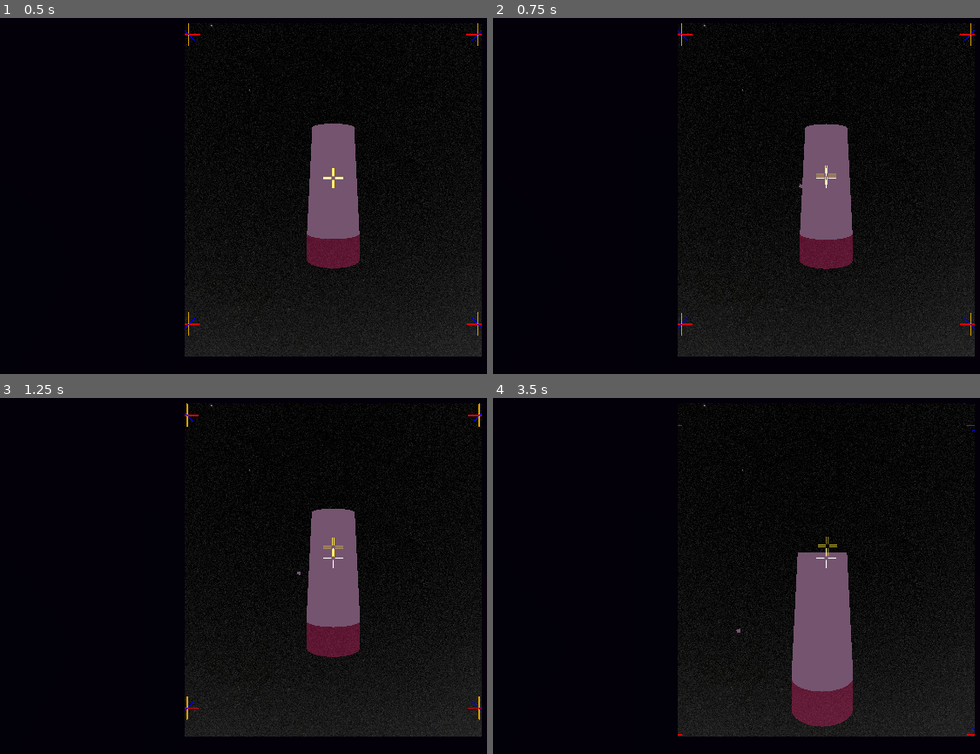
Above: before the commit, frames 1-4 (two rows, left to right).
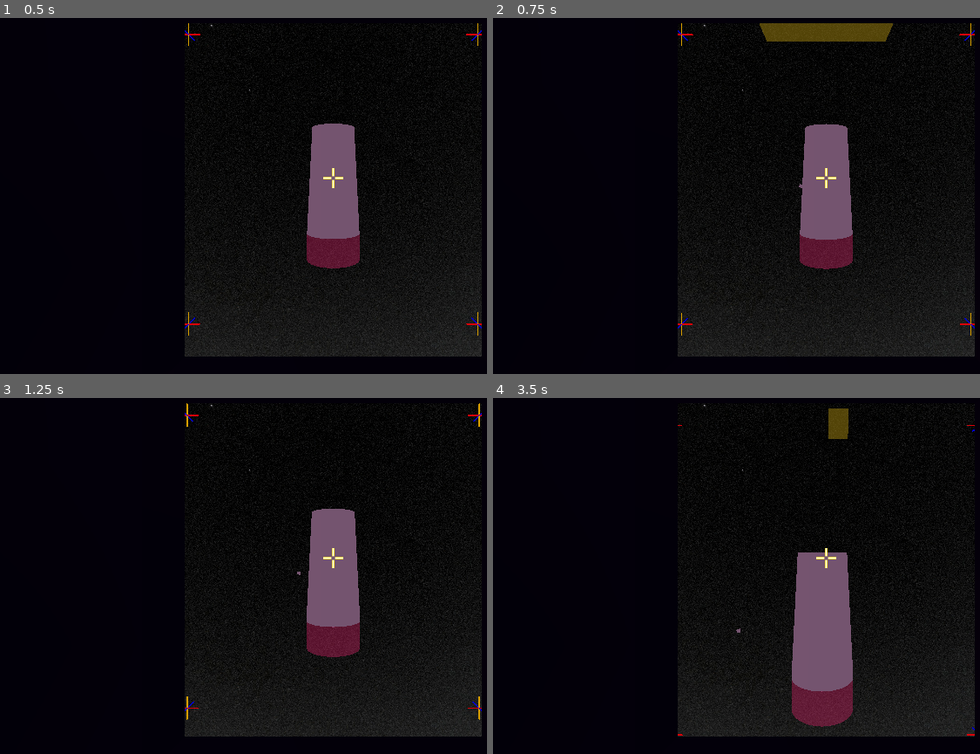
Above: after the commit, the same moments.

Repository: Wake1st/SpaceFlyer
Game: Godot game, scene res://level/space.tscn
Two runs of this game, one before a commit and one after it. Both use one fixed random seed, a clock stepped at 60 frames per second and the inputs below.
Inputs:
- Up to frame 1 (0.5 s): no input
- Up to frame 2 (0.75 s): tap Enter at 0.5 s; hold W (forward) from 0.53 s (still down); hold Keypad 8 (a-pitch) from 0.53 s (still down)
- Up to frame 3 (1.25 s): keep holding W (forward); keep holding Keypad 8 (a-pitch)
- Up to frame 4 (3.5 s): release W (forward) at 1.28 s; release Keypad 8 (a-pitch) at 1.28 s; hold S (backward) 1.28-2.03 s; tap Keypad 6 (a-roll) at 1.35 s; hold D (a_yaw) 2.03-2.78 s; hold W (forward) from 2.03 s (still down); tap E (action) at 2.85 s

Frame 1 is identical in both runs. In frame 2, 1.4% of the frame differs, in the area x 54-83%, y 1-48%; in frame 3, less than 0.1%; in frame 4, 0.4%.

Commit message:
WIP - aiming is a fuggin pain

Diff:
--- a/vehicle/vehicle.gd
+++ b/vehicle/vehicle.gd
@@ -34,12 +34,8 @@
 		motion(controls)
 		grab(controls)
 
-	var direction = global_transform.basis * linear_velocity
-	print(linear_velocity, direction)
-	$PlayerCamera/HUD.setTarget(Vector2(
-		direction.x,
-		-direction.y
-	))
+	var direction = transform.basis * linear_velocity
+	$PlayerCamera/AimHologram.transform.origin = direction
 
 
 func motion(controls:Controls):
--- a/vehicle/vehicle.tscn
+++ b/vehicle/vehicle.tscn
@@ -7,6 +7,13 @@
 
 [sub_resource type="BoxShape3D" id="BoxShape3D_g6iso"]
 size = Vector3(2, 4, 1.2)
+
+[sub_resource type="StandardMaterial3D" id="StandardMaterial3D_bi5xd"]
+transparency = 1
+albedo_color = Color(0.811765, 0.901961, 0.0980392, 0.470588)
+
+[sub_resource type="BoxMesh" id="BoxMesh_jyrpt"]
+material = SubResource("StandardMaterial3D_bi5xd")
 
 [sub_resource type="CylinderShape3D" id="CylinderShape3D_ehlfe"]
 height = 2.8
@@ -42,6 +49,10 @@
 
 [node name="HUD" parent="PlayerCamera" instance=ExtResource("3_teojl")]
 
+[node name="AimHologram" type="MeshInstance3D" parent="PlayerCamera"]
+transform = Transform3D(1, 0, 0, 0, 1, 0, 0, 0, 1, 0, 0, -10)
+mesh = SubResource("BoxMesh_jyrpt")
+
 [node name="Controls" type="Node" parent="."]
 script = ExtResource("3_e0mtw")
 
Not shown: 1 places in vehicle/vehicle.tscn that only renumber resources
